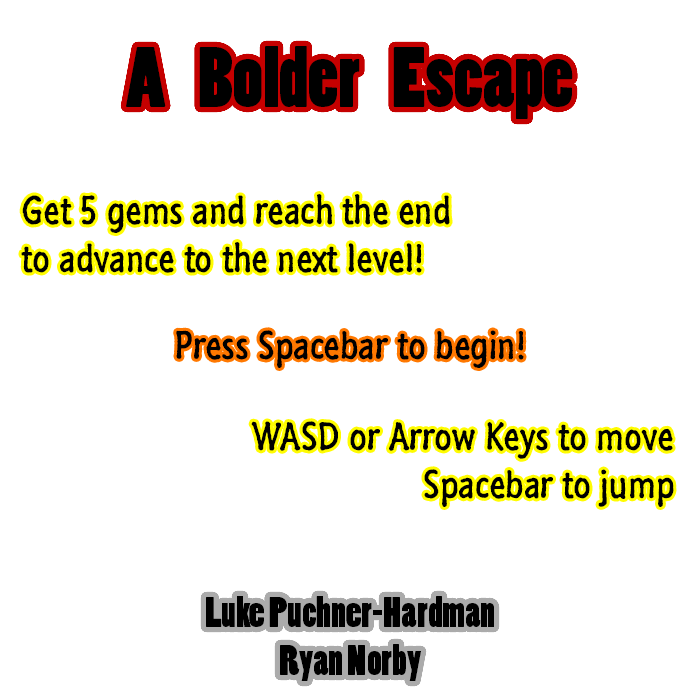
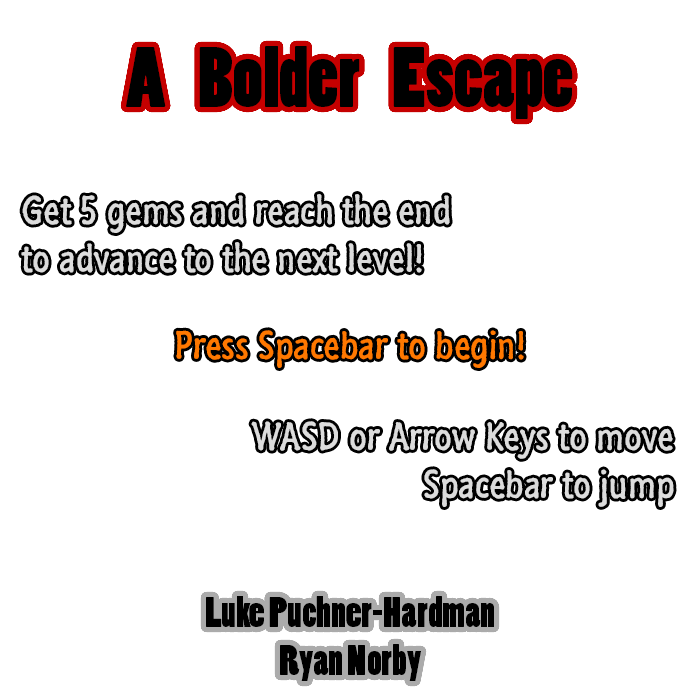
The second 700px x 700px image is a revision of the first. Changes to its layers:
painted on "WASD or Arrow Keys to move Spacebar to jump" over [251, 421, 674, 507]
painted on "Press Spacebar to begin!" over [176, 330, 524, 368]
painted on "Get 5 gems and reach the end to advance to the next level!" over [21, 194, 450, 273]
